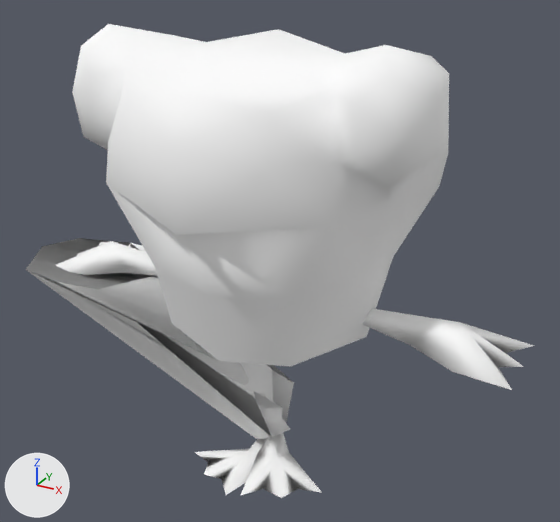
Before and after pictures for a commit that changed the glTF model public/3d/npc/model__npc__model__npc.ofs_61/npc1061.gltf.
Rendered twice from a camera (50 mm lens) standing at (1.195, -2.082, 1.929) and looking at (0.029, 0.039, 0.869). The lights are fixed; the arrows at lower left show +X, +Y and +Z. The older version comes first.

Script lines for the objects in view, before the commit:
```python
mat_c00_face = principled_material('c00_face')
mat_c00_face.base_color = (1.0, 1.0, 1.0)  # white #ffffff
mat_c00_face.roughness = 1.0
mat_c01_cloth_u = principled_material('c01_cloth_u')
mat_c01_cloth_u.base_color = (1.0, 1.0, 1.0)  # white #ffffff
mat_c01_cloth_u.roughness = 1.0
mat_c02_cloth_d = principled_material('c02_cloth_d')
mat_c02_cloth_d.base_color = (1.0, 1.0, 1.0)  # white #ffffff
mat_c02_cloth_d.roughness = 1.0
mat_c05_skin = principled_material('c05_skin')
mat_c05_skin.base_color = (1.0, 1.0, 1.0)  # white #ffffff
mat_c05_skin.roughness = 1.0
me_npc1061 = bpy.data.meshes.new('npc1061')
me_npc1061.from_pydata(...)  # 147 vertices, 260 faces; spans x -1.01..0.87, y -0.49..0.43, z 0.04..1.64
# faces by material slot: [40, 34, 34, 152]
me_npc1061.materials.append(mat_c00_face)  # white #ffffff
me_npc1061.materials.append(mat_c02_cloth_d)  # white #ffffff
me_npc1061.materials.append(mat_c01_cloth_u)  # white #ffffff
me_npc1061.materials.append(mat_c05_skin)  # white #ffffff
ob_npc1061 = bpy.data.objects.new('npc1061', me_npc1061)
ob_npc1061.location = (0.0, 0.0, 0.0)
```
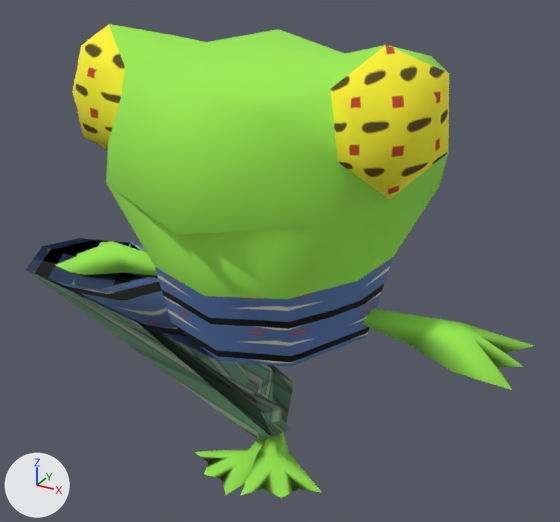
Boxes [x1, y1, x2, y2] around the edits, measured in the pictures (560 x 522 px):
```json
{"object": "npc1061", "change": "surface changed", "before": [26, 24, 534, 498], "after": [26, 24, 534, 498], "on screen": "white to green"}
```

The change, as JSON lines over the scene's bpy script:
```json
{"op": "add", "block": "img_c05_skin", "code": ["img_c05_skin = load_image('c05_skin', '_unpacked/c05_skin', 8, 8, 'sRGB')"]}
{"op": "add", "block": "img_c01_cloth_u", "code": ["img_c01_cloth_u = load_image('c01_cloth_u', '_unpacked/c01_cloth_u', 32, 64, 'sRGB')"]}
{"op": "add", "block": "img_c02_cloth_d", "code": ["img_c02_cloth_d = load_image('c02_cloth_d', '_unpacked/c02_cloth_d', 32, 16, 'sRGB')"]}
{"op": "add", "block": "img_c00_face_00", "code": ["img_c00_face_00 = load_image('c00_face.00', '_unpacked/c00_face.00', 32, 32, 'sRGB')"]}
{"op": "remove", "block": "mat_c00_face", "code": "mat_c00_face.base_color = (1.0, 1.0, 1.0)  # white #ffffff"}
{"op": "add", "block": "mat_c00_face", "code": "mat_c00_face.texture = img_c00_face_00"}
{"op": "remove", "block": "mat_c02_cloth_d", "code": "mat_c02_cloth_d.base_color = (1.0, 1.0, 1.0)  # white #ffffff"}
{"op": "add", "block": "mat_c02_cloth_d", "code": "mat_c02_cloth_d.texture = img_c02_cloth_d"}
{"op": "remove", "block": "mat_c01_cloth_u", "code": "mat_c01_cloth_u.base_color = (1.0, 1.0, 1.0)  # white #ffffff"}
{"op": "add", "block": "mat_c01_cloth_u", "code": "mat_c01_cloth_u.texture = img_c01_cloth_u"}
{"op": "remove", "block": "mat_c05_skin", "code": "mat_c05_skin.base_color = (1.0, 1.0, 1.0)  # white #ffffff"}
{"op": "add", "block": "mat_c05_skin", "code": "mat_c05_skin.texture = img_c05_skin"}
```
